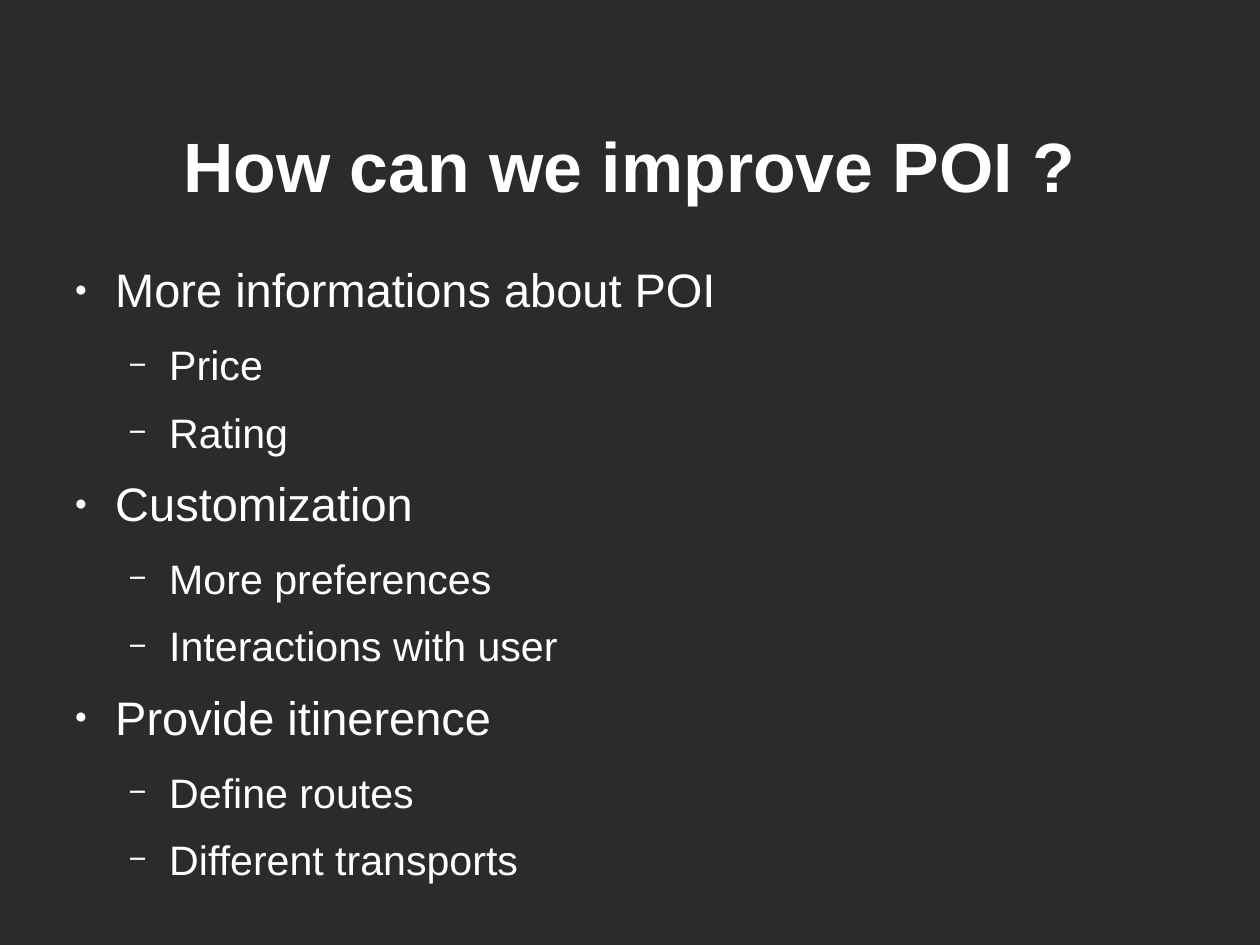
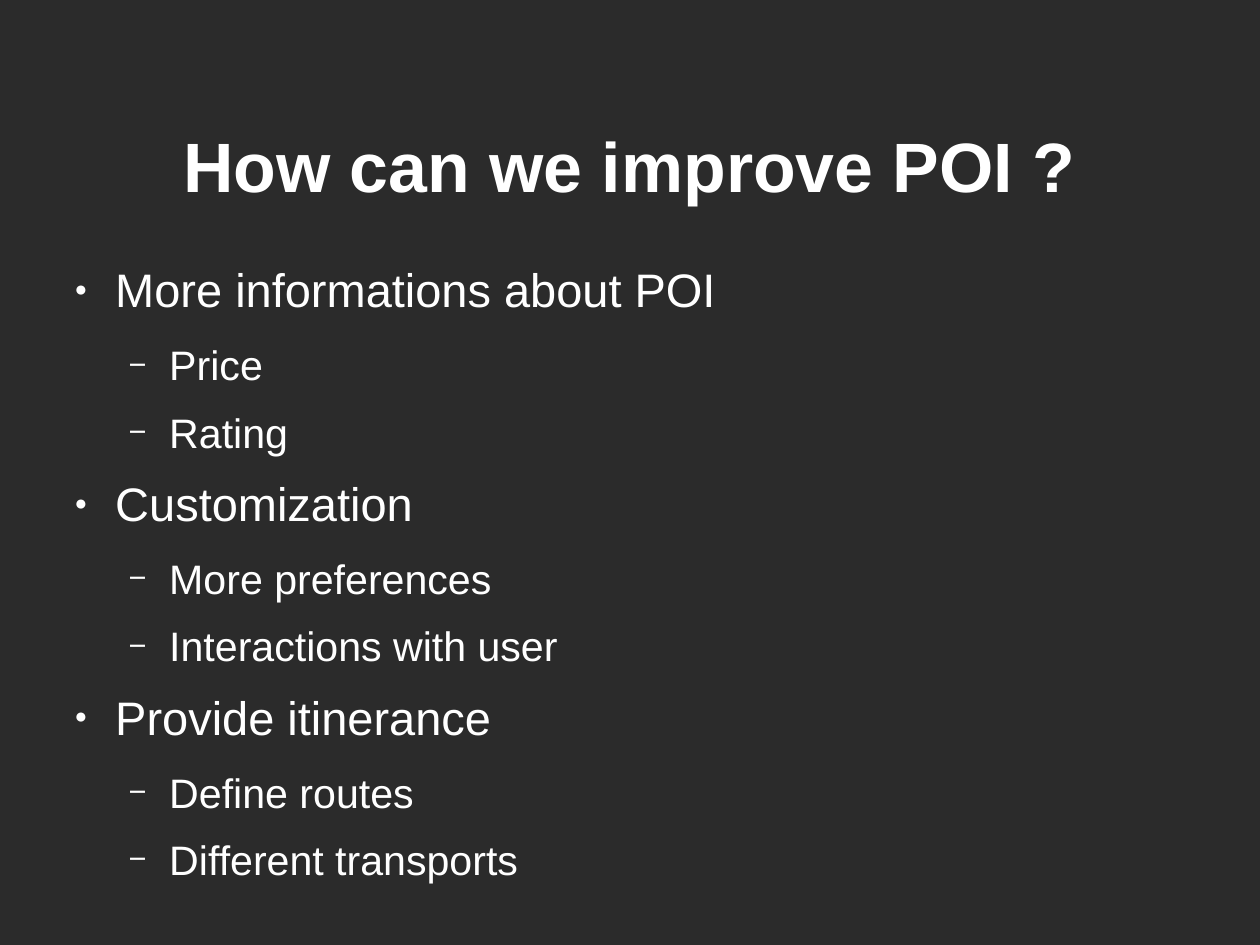
Before and after one commit to dducry/POI, a slide deck: slide 8 of presentationProjetSMS.odp. Drawn at 1260x945 pixels with LibreOffice and Linux fonts; fonts in the diff are those of the drawing; background and template pictures are left out; a plain dark background stands for a picture behind light text. Boxes give left, top, right and bottom in pixels: in the first picture for what was removed or moved away, otherwise in the second. Text is boxed around its words. In the diff, an @@ line names an element or a change of style, - is before the commit and + after.

```diff
--- a/presentationProjetSMS.odp
+++ b/presentationProjetSMS.odp
@@ text at [115,701,491,736]: text changed @@
-● Provide itinerence
+● Provide itinerance
```
Also in this commit, not shown: 5 other slides changed, 2 slides added, 2 slides removed, 1 other file.
